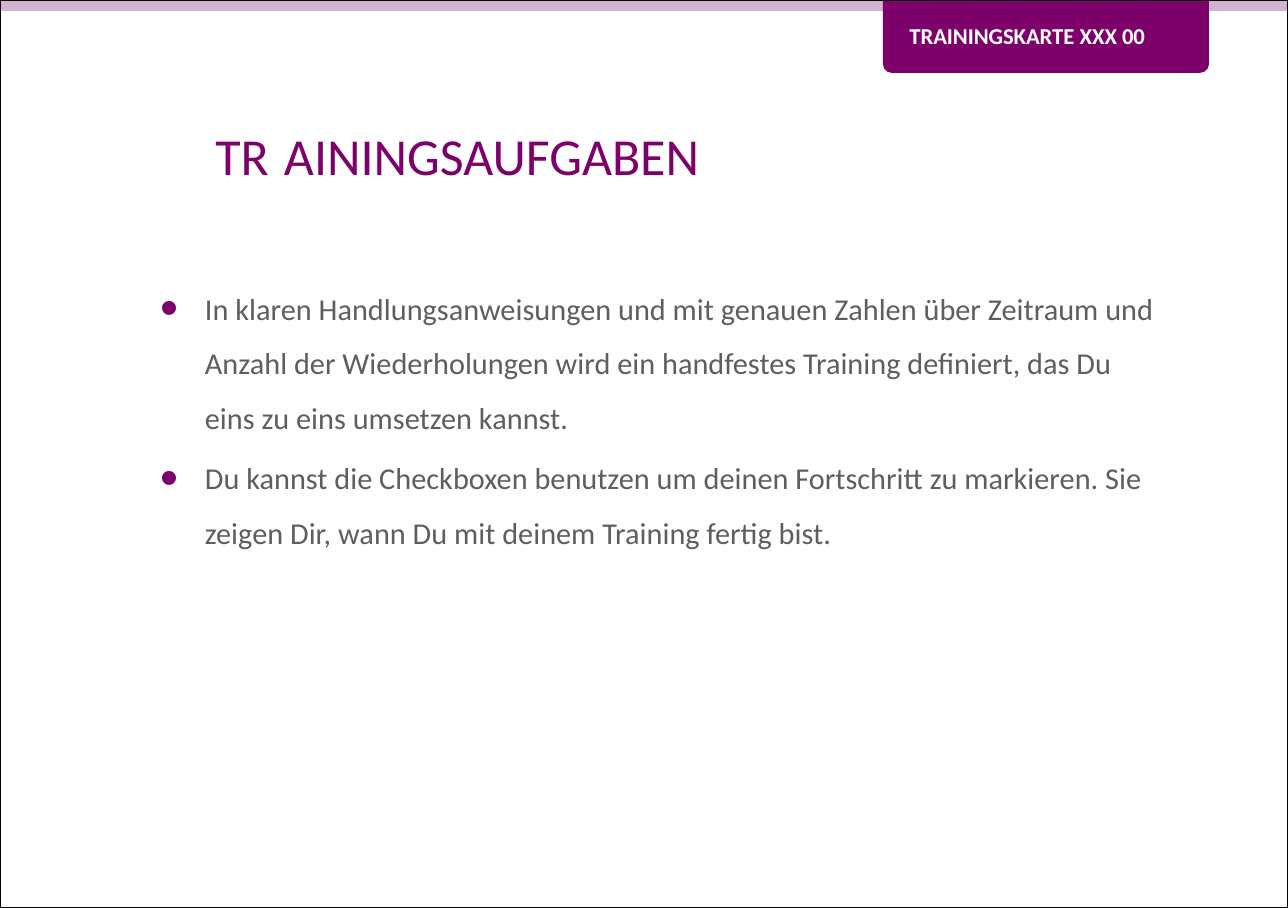
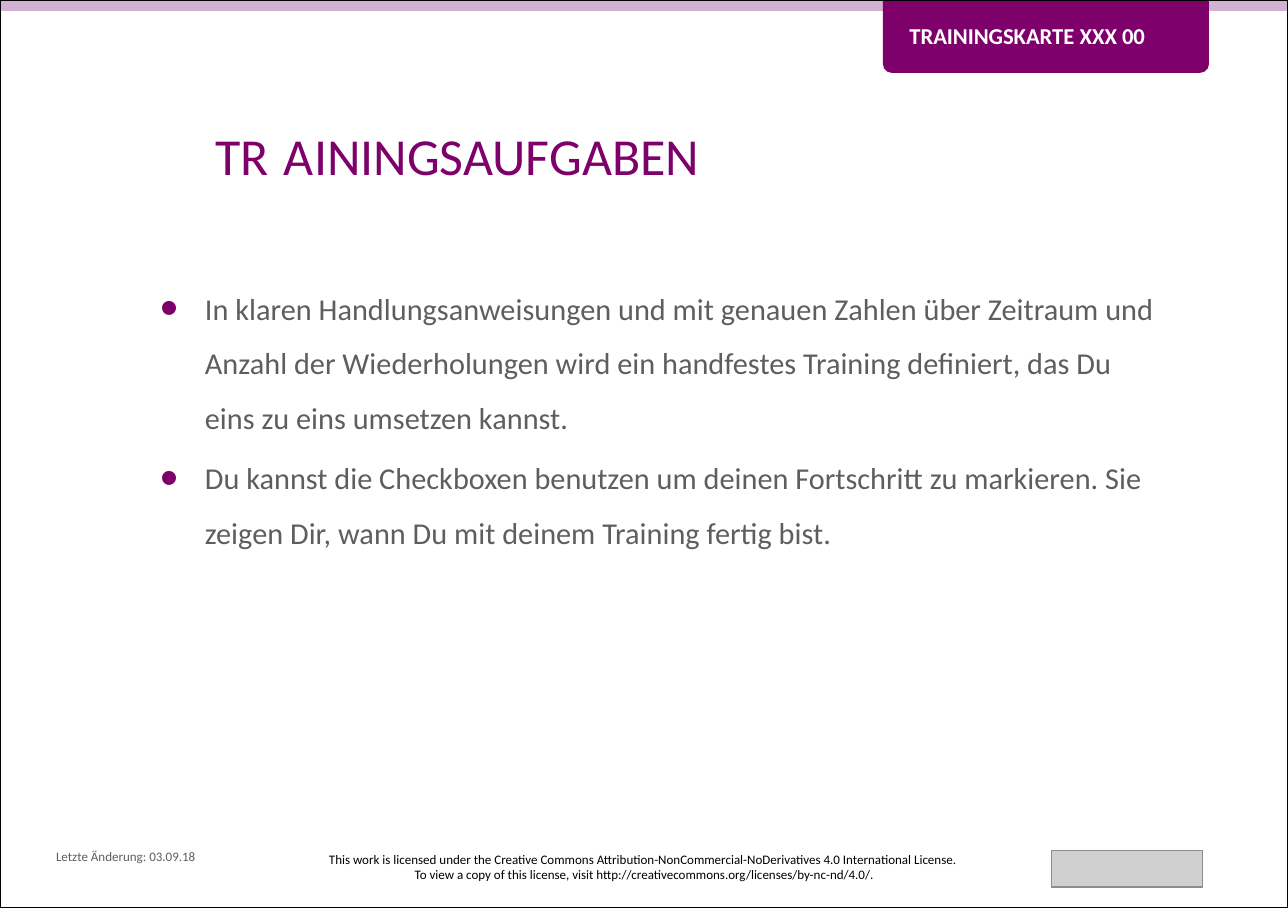
Before and after one commit to Teamtool/training-materials, a slide deck: slide 2 of training-cards/music moves/01_musicmoves_templates/Aufbau_einer_Karte.pptx. Drawn at 1288x908 pixels with LibreOffice and Linux fonts; fonts in the diff are those of the drawing; grey boxes stand for pictures; background and template pictures are left out. Boxes give left, top, right and bottom in pixels: in the first picture for what was removed or moved away, otherwise in the second. Text is boxed around its words. In the diff, an @@ line names an element or a change of style, - is before the commit and + after.

```diff
--- a/training-cards/music moves/01_musicmoves_templates/Aufbau_einer_Karte.pptx
+++ b/training-cards/music moves/01_musicmoves_templates/Aufbau_einer_Karte.pptx
@@ text added at (56, 850, 195, 863), 6 pt, text #5D5E5F @@
+Letzte Änderung: 03.09.18
@@ text added at (329, 855, 956, 882), 6 pt, text #000000 @@
+This work is licensed under the Creative Commons Attribution-NonCommercial-NoDerivatives 4.0 International License.
+To view a copy of this license, visit http://creativecommons.org/licenses/by-nc-nd/4.0/.
@@ picture added at (1051, 850, 1202, 886) @@
```
Also in this commit, not shown: 1 other file.
